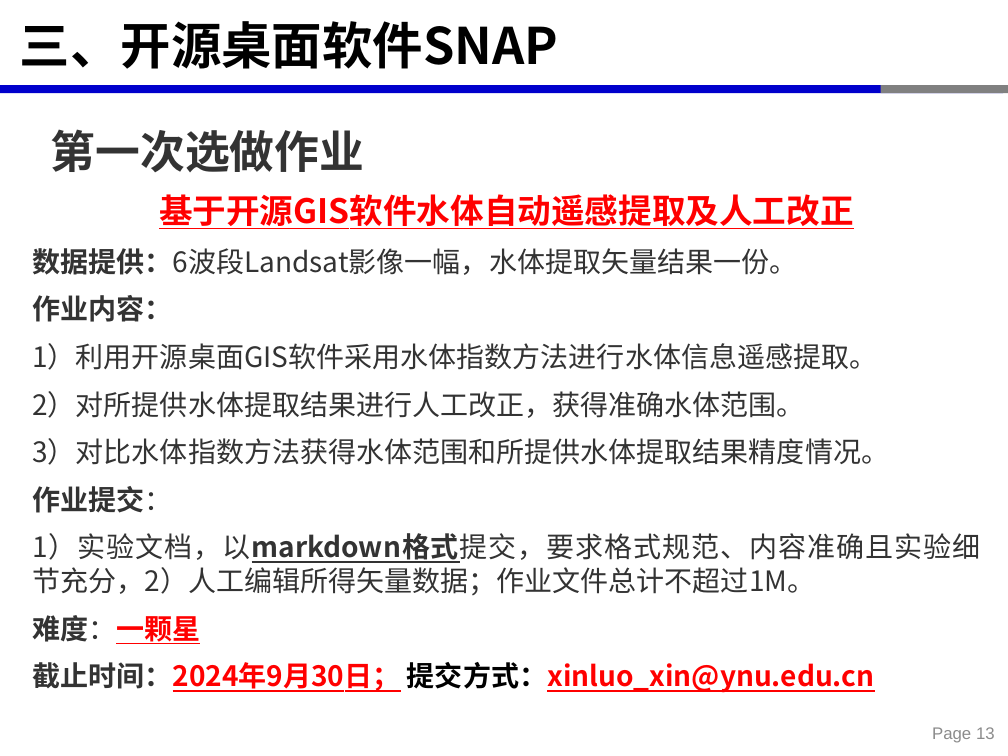
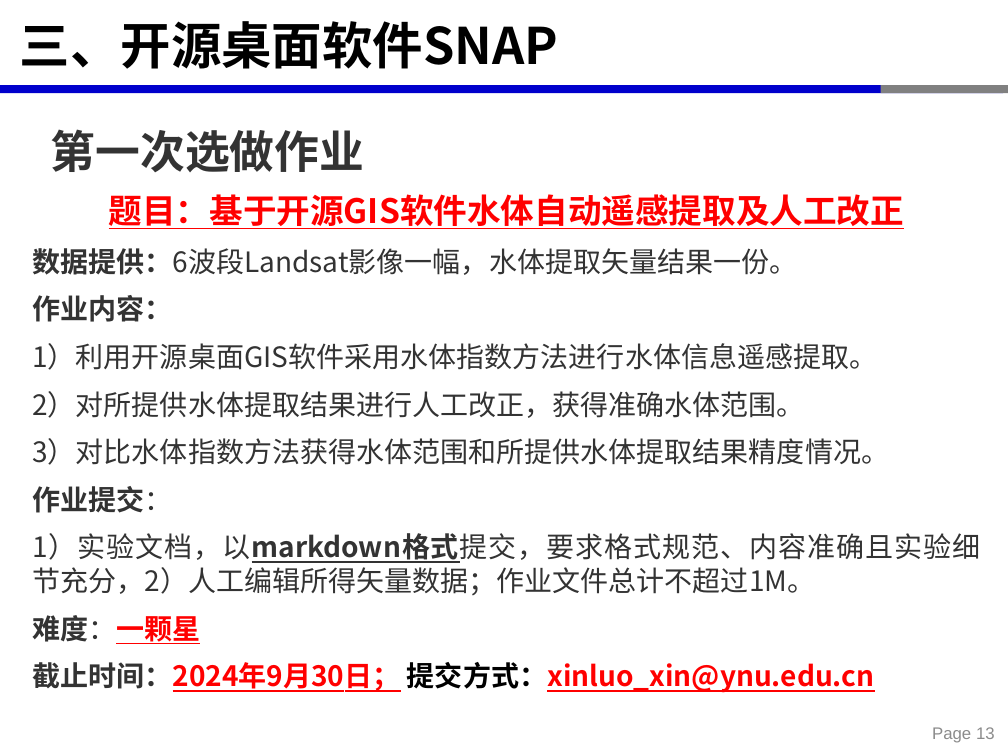
Before and after one commit to xinluo2018/open-source-gis-course, a slide deck: slide 13 of 第2章-开源桌面GIS软件简介-6课时/第2章-2-开源桌面GIS软件简介-SNAP软件-2学时.pptx. Drawn at 1008x756 pixels with LibreOffice and Linux fonts; fonts in the diff are those of the drawing. Boxes give left, top, right and bottom in pixels: in the first picture for what was removed or moved away, otherwise in the second. Text is boxed around its words. In the diff, an @@ line names an element or a change of style, - is before the commit and + after.

```diff
--- a/第2章-开源桌面GIS软件简介-6课时/第2章-2-开源桌面GIS软件简介-SNAP软件-2学时.pptx
+++ b/第2章-开源桌面GIS软件简介-6课时/第2章-2-开源桌面GIS软件简介-SNAP软件-2学时.pptx
@@ text at box(109, 194, 904, 229): text changed @@
-基于开源GIS软件水体自动遥感提取及人工改正
+题目：基于开源GIS软件水体自动遥感提取及人工改正
```
Also in this commit, not shown: 15 other files.
